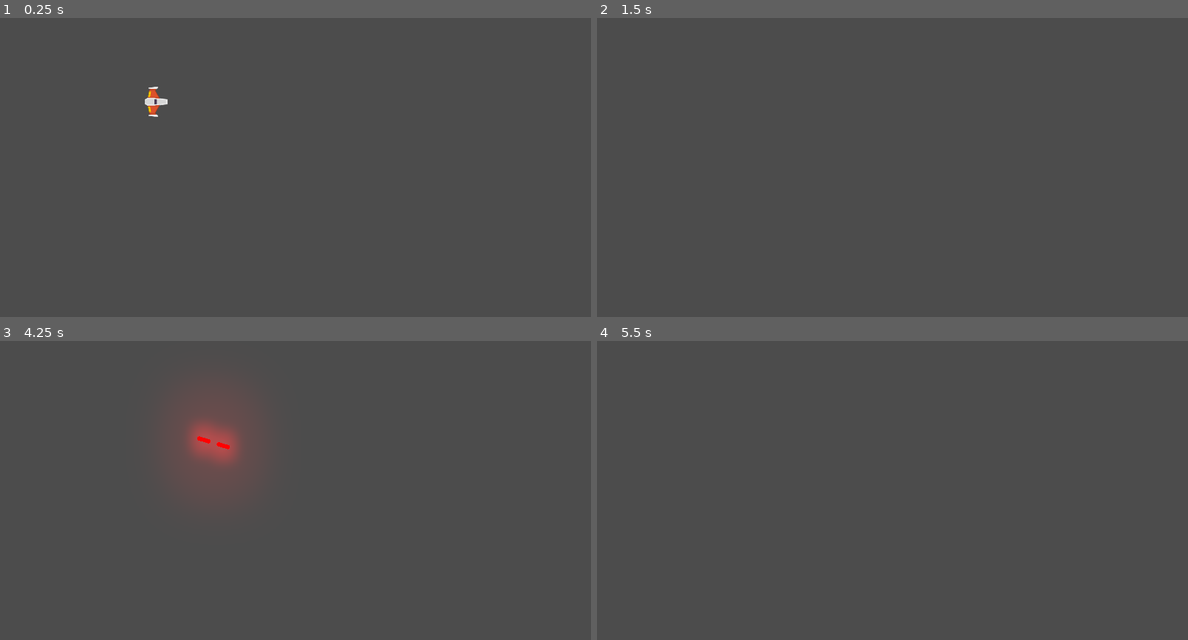
Above: before the commit, frames 1-4 (two rows, left to right).
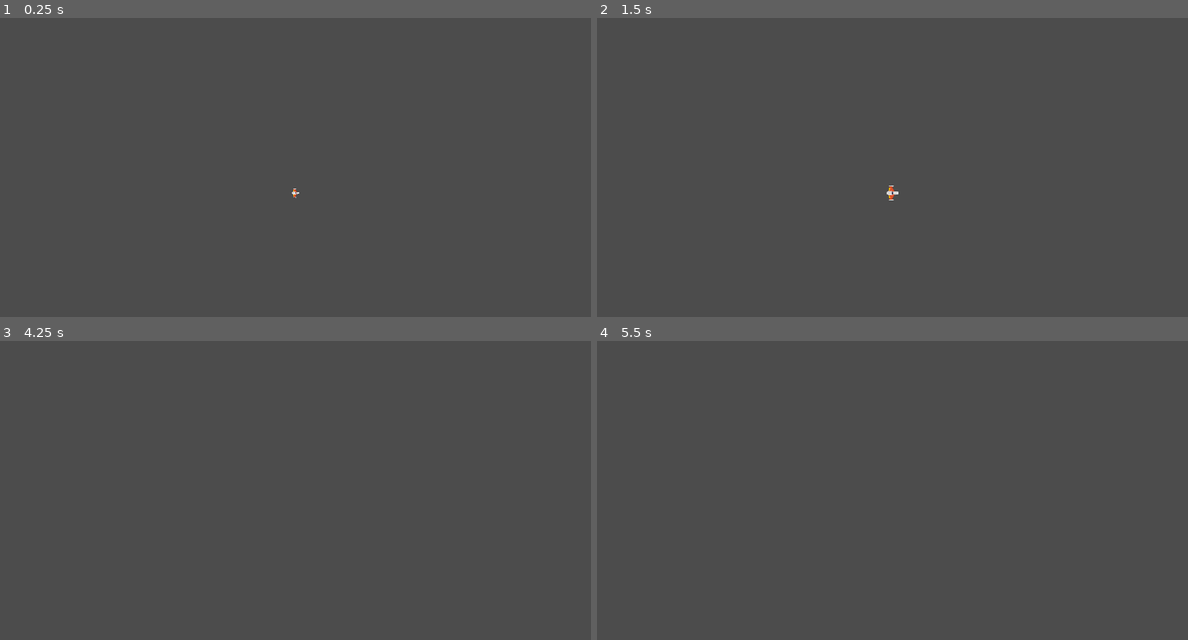
Above: after the commit, the same moments.

Repository: smezequiel/ProyectoMetorito
Game: Godot game, scene res://Juego/Niveles/NivelTest.tscn
Same seed, same stepped clock (60 frames per second), same inputs: the game is played once before the commit and once after it. The project has no main scene, so this scene is started directly.
Inputs:
- Up to frame 1 (0.25 s): no input
- Up to frame 2 (1.5 s): hold W (mover_adelante) 0.53-1.28 s; hold Space (disparo_principal) 0.53-1.28 s; hold Down (mover_atras) from 1.28 s (still down); tap Ctrl (disparo_secundario) at 1.35 s
- Up to frame 3 (4.25 s): release Down (mover_atras) at 2.03 s; hold Left (rotar_antihorario) 2.03-2.78 s; hold W (mover_adelante) 2.03-3.53 s; tap Enter at 2.75 s; tap Right (rotar_horario) at 2.85 s; tap Space (disparo_principal) at 3.5 s; hold Down (mover_atras) from 3.53 s (still down); hold Space (disparo_principal) from 3.53 s (still down)
- Up to frame 4 (5.5 s): keep holding Down (mover_atras); release Space (disparo_principal) at 4.28 s; tap Ctrl (disparo_secundario) at 4.35 s; tap Enter at 5 s; hold Left (rotar_antihorario) from 5.03 s (still down)

The runs differ from the first frame. In frame 1, 0.2% of the frame differs, in the area x 24-51%, y 22-61%; in frame 2, less than 0.1%; in frame 3, 2.4%, in the area x 30-42%, y 20-48%; in frame 4, nothing differs.

Commit message:
Commit de animation spawn
Commit de animation spawn

Diff:
--- a/Juego/Naves/Player/Player.gd
+++ b/Juego/Naves/Player/Player.gd
@@ -10,14 +10,23 @@
 #Atributos
 var empuje:Vector2 = Vector2.ZERO
 var dir_rotacion:int = 0
+var estado_actual:int = ESTADO.SPAWN
 
 #Atributos Onready
 onready var canion:Canion = $Canion
 onready var laser:RayoLaser = $LaserBeam2D
 onready var estela:Estela = $EstelaPuntoInicio/Trail2D
+onready var colisionador:CollisionShape2D = $CollisionShape2D
+
 
 #Metodos
+func _ready() -> void:
+	controlador_estados(estado_actual)
+
 func _unhandled_input(event: InputEvent) -> void:
+	if not esta_input_activo():
+		return
+
 	#Disparo Rayo
 	if event.is_action_pressed("disparo_secundario"):
 		laser.set_is_casting(true)
@@ -31,6 +40,9 @@
 	elif event.is_action_pressed("mover atras"):
 		estela.set_max_points(0)
 
+# Enums
+enum ESTADO {SPAWN, VIVO, INVENCIBLE, MUERTO}
+
 func _integrate_forces(state: Physics2DDirectBodyState) -> void:
 		apply_central_impulse(empuje.rotated(rotation))		#si lo dejamos como estaba, la nave se movia horizontal. Entonces rotamos la nave
 		#el agregado de empuje.rotated(rotation) nos permite que la nave gire y avance. sino gira y se mueve en el plano horizontal.
@@ -42,7 +54,37 @@
 
 
 #Metodos Custom
+func controlador_estados (nuevo_estado:int) -> void:
+	match nuevo_estado:
+		ESTADO.SPAWN:
+			colisionador.set_deferred("disabled", true)
+			canion.set_puede_disparar(false)
+		ESTADO.VIVO:
+			colisionador.set_deferred("disabled", false)
+			canion.set_puede_disparar(true)
+		ESTADO.INVENCIBLE:
+			colisionador.set_deferred("disabled", true)
+			canion.set_puede_disparar(true)
+		ESTADO.MUERTO:
+			colisionador.set_deferred("disabled", true)
+			canion.set_puede_disparar(true)
+			queue_free()
+		_:
+			printerr("Error de estado")
+
+	estado_actual = nuevo_estado
+
+func esta_input_activo() -> bool:
+	if estado_actual in [ESTADO.MUERTO, ESTADO.SPAWN]:
+		return false
+
+	return true
+
+
 func player_input() -> void:
+	if not esta_input_activo():
+		return
+
 	#Empuje
 	empuje = Vector2.ZERO
 	if Input.is_action_pressed("mover_adelante"):
@@ -63,3 +105,9 @@
 
 	if Input.is_action_just_released("disparo_principal"):
 		canion.set_esta_disparando(false)
+
+
+#Senales internas
+func _on_AnimationPlayer_animation_finished(anim_name: String) -> void:
+	if anim_name == "spawn":
+		controlador_estados(ESTADO.VIVO)
--- a/Juego/Naves/Player/Player.tscn
+++ b/Juego/Naves/Player/Player.tscn
@@ -9,6 +9,25 @@
 
 [sub_resource type="CircleShape2D" id=1]
 radius = 36.4905
+
+[sub_resource type="Animation" id=2]
+resource_name = "default"
+
+[sub_resource type="Animation" id=3]
+resource_name = "spawn"
+length = 1.6
+tracks/0/type = "value"
+tracks/0/path = NodePath("Sprite:scale")
+tracks/0/interp = 1
+tracks/0/loop_wrap = true
+tracks/0/imported = false
+tracks/0/enabled = true
+tracks/0/keys = {
+"times": PoolRealArray( 0, 0.8, 1, 1.2, 1.4, 1.6 ),
+"transitions": PoolRealArray( 1, 1, 1, 1, 1, 1 ),
+"update": 0,
+"values": [ Vector2( 1e-05, 1e-05 ), Vector2( 1, 1 ), Vector2( 1e-05, 1e-05 ), Vector2( 1, 1 ), Vector2( 1e-05, 1e-05 ), Vector2( 1, 1 ) ]
+}
 
 [node name="Player" type="RigidBody2D"]
 physics_material_override = ExtResource( 2 )
@@ -50,6 +69,12 @@
 lifetime = 0.6
 max_points = 150
 target_path = NodePath("..")
+
+[node name="AnimationPlayer" type="AnimationPlayer" parent="."]
+autoplay = "spawn"
+anims/default = SubResource( 2 )
+anims/spawn = SubResource( 3 )
 [connection signal="timeout" from="Canion/TimerEnfriamiento" to="Canion" method="_on_TimerEnfriamiento_timeout"]
+[connection signal="animation_finished" from="AnimationPlayer" to="." method="_on_AnimationPlayer_animation_finished"]
 
 [editable path="Canion"]
--- a/Juego/Niveles/NivelTest.tscn
+++ b/Juego/Niveles/NivelTest.tscn
@@ -8,7 +8,7 @@
 script = ExtResource( 2 )
 
 [node name="Player" parent="." instance=ExtResource( 1 )]
-position = Vector2( 507.239, 284.321 )
+position = Vector2( 960.689, 580.971 )
 
 [node name="WorldEnvironment" type="WorldEnvironment" parent="."]
 environment = ExtResource( 3 )
--- a/Juego/Proyectils/Canion.gd
+++ b/Juego/Proyectils/Canion.gd
@@ -13,6 +13,8 @@
 onready var disparo_sfx:AudioStreamPlayer2D = $DisparoSFX
 onready var esta_enfriado:bool = true
 onready var esta_disparando:bool = false setget set_esta_disparando
+onready var puede_disparar:bool = false setget set_puede_disparar
+
 
 ## Atributos
 var puntos_disparo:Array = []
@@ -21,6 +23,8 @@
 func set_esta_disparando(disparando:bool) -> void:
 		esta_disparando = disparando
 
+func set_puede_disparar (dueno_puede: bool) -> void:
+		puede_disparar = dueno_puede
 
 #Metodos
 func _ready() -> void:
Not shown: 1 places in Juego/Naves/Player/Player.tscn that only renumber resources
